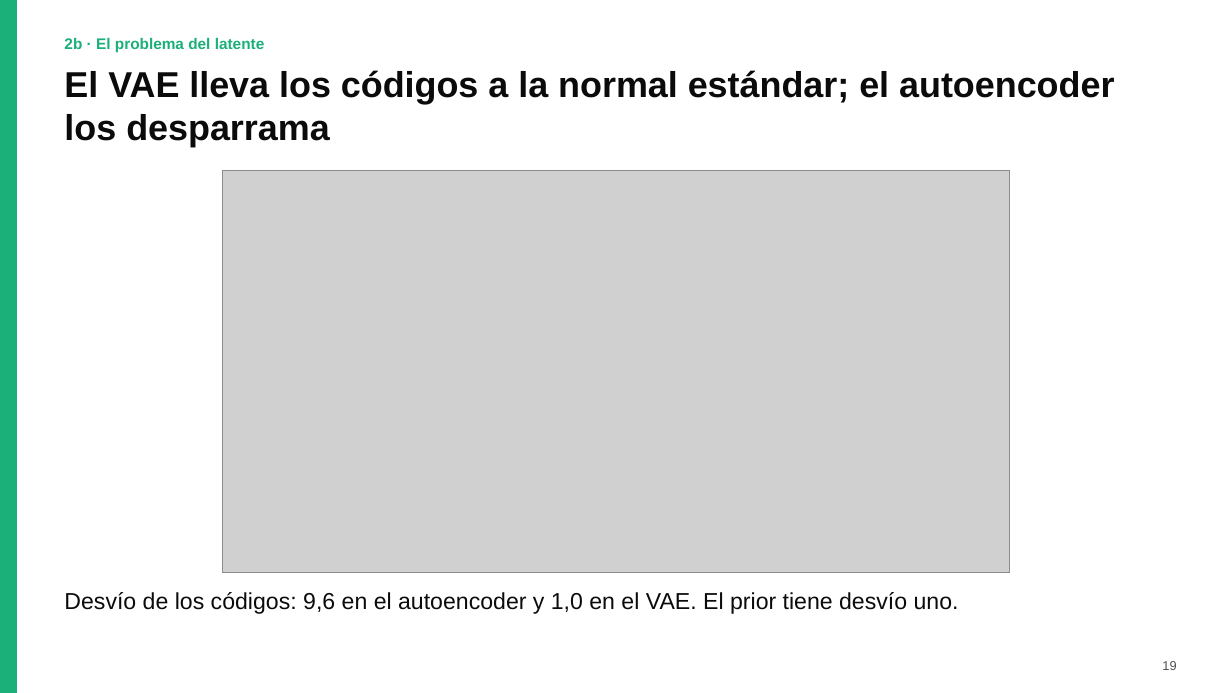
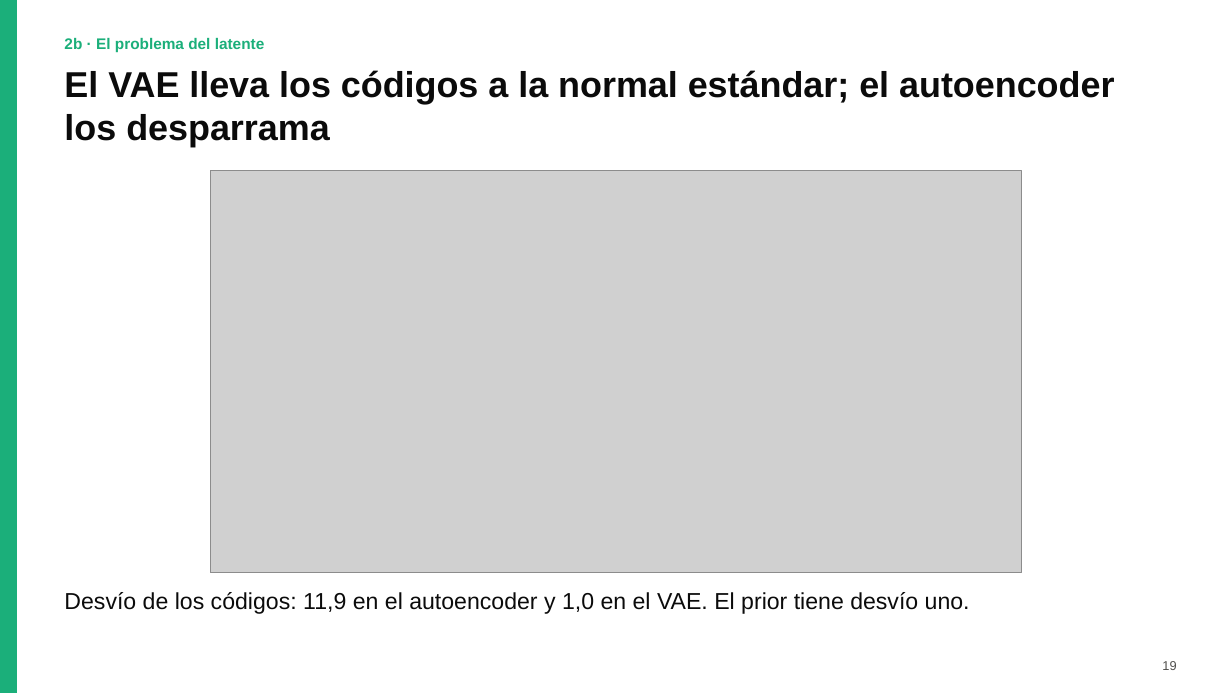
Before and after one commit to AgusBrunero/SIA-Grupo-8, a slide deck: slide 19 of TP5/docs/presentacion/TP5_Grupo8.pptx. Drawn at 1232x693 pixels with LibreOffice and Linux fonts; fonts in the diff are those of the drawing; grey boxes stand for pictures. Boxes give left, top, right and bottom in pixels: in the first picture for what was removed or moved away, otherwise in the second. Text is boxed around its words. In the diff, an @@ line names an element or a change of style, - is before the commit and + after.

```diff
--- a/TP5/docs/presentacion/TP5_Grupo8.pptx
+++ b/TP5/docs/presentacion/TP5_Grupo8.pptx
@@ picture: place and size @@
-picture at box(222, 171, 1010, 573)
+picture at box(210, 171, 1022, 573)
@@ text at box(64, 592, 970, 614): text changed @@
-Desvío de los códigos: 9,6 en el autoencoder y 1,0 en el VAE. El prior tiene desvío uno.
+Desvío de los códigos: 11,9 en el autoencoder y 1,0 en el VAE. El prior tiene desvío uno.
```
Also in this commit, not shown: 6 other slides changed, 15 other files.
